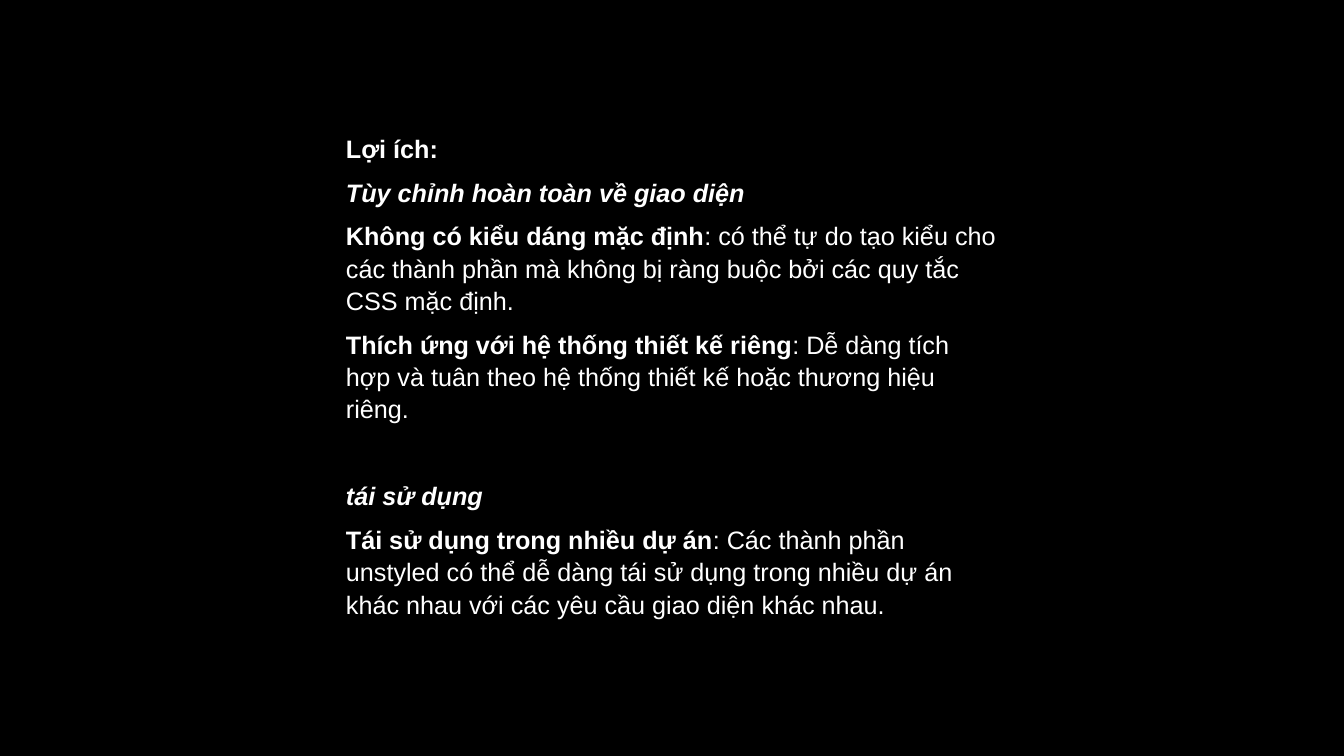
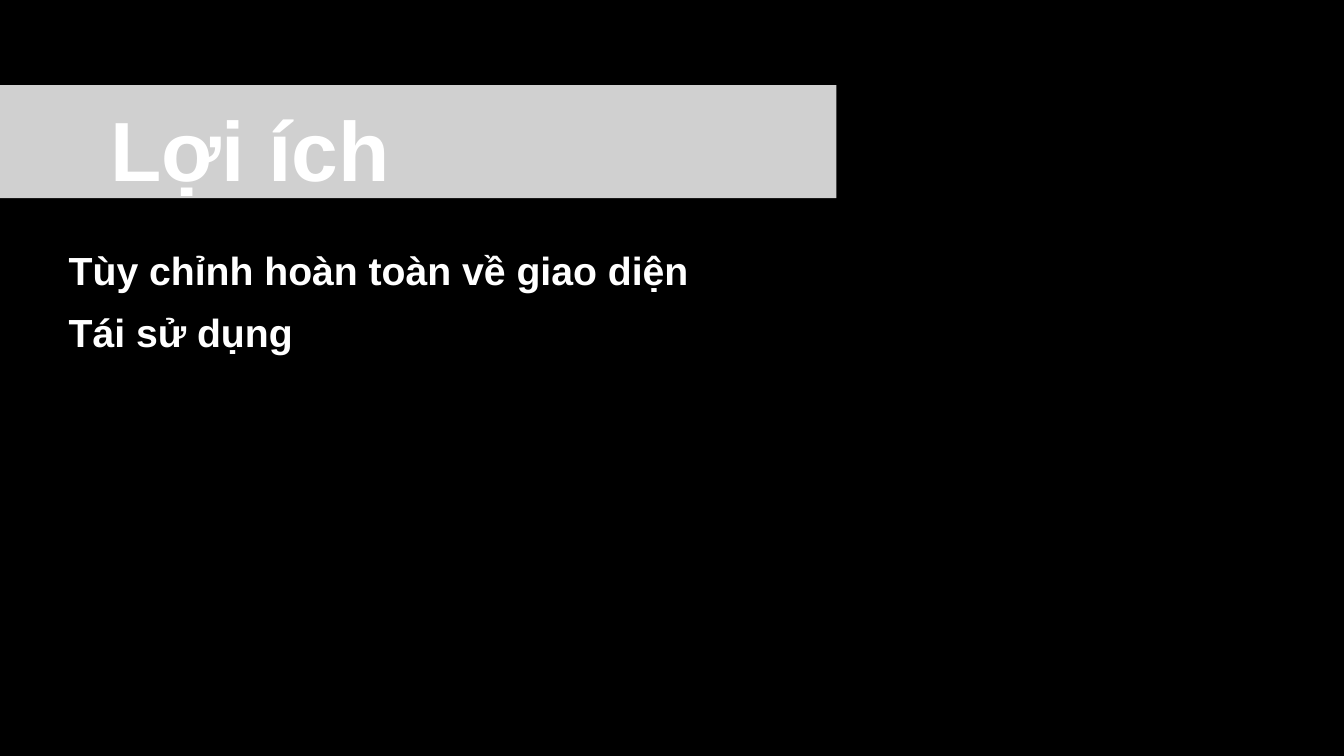
Before and after one commit to lanhanh259/unstyled-ui, a slide deck: slide 3 of unstyled component.pptx (slide 4 before the commit). Drawn at 1344x756 pixels with LibreOffice and Linux fonts; fonts in the diff are those of the drawing; grey boxes stand for pictures. Boxes give left, top, right and bottom in pixels: in the first picture for what was removed or moved away, otherwise in the second. Text is boxed around its words. In the diff, an @@ line names an element or a change of style, - is before the commit and + after.

Commit message:
update ppt

```diff
--- a/unstyled component.pptx
+++ b/unstyled component.pptx
@@ picture added at box(0, 85, 837, 198), 60 pt, text #FFFFFF, bold @@
+Lợi ích
@@ text at box(346, 139, 438, 163): paragraph removed @@
-Lợi ích:
@@ text "Tùy chỉnh hoàn toàn về ...": place and size @@
-text "Tùy chỉnh hoàn toàn về ..." at box(346, 139, 996, 619)
+text "Tùy chỉnh hoàn toàn về ..." at box(69, 255, 688, 355)
@@ text at box(69, 255, 688, 293): size 18 to 28 pt, italic off in "Tùy chỉnh hoàn toàn về giao diện" @@
@@ text at box(69, 317, 293, 355): text changed; size 18 to 28 pt; bold on @@
-Không có kiểu dáng mặc định: có thể tự do tạo kiểu cho các thành phần mà không bị ràng buộc bởi các quy tắc CSS mặc định.
-Thích ứng với hệ thống thiết kế riêng: Dễ dàng tích hợp và tuân theo hệ thống thiết kế hoặc thương hiệu riêng.
-tái sử dụng
-Tái sử dụng trong nhiều dự án: Các thành phần unstyled có thể dễ dàng tái sử dụng trong nhiều dự án khác nhau với các yêu cầu giao diện khác nhau.
+Tái sử dụng
```
Also in this commit, not shown: 7 other slides changed, 1 slide removed.
